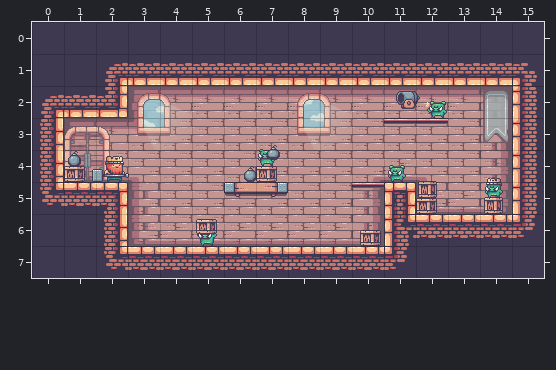
A Tiled map gets an edit: assets/mapObjects/map1.tmx. That is the earlier state.
Cells are 32x32 px. Shown: x 0..15, y 0..7.
The same view after the edit:
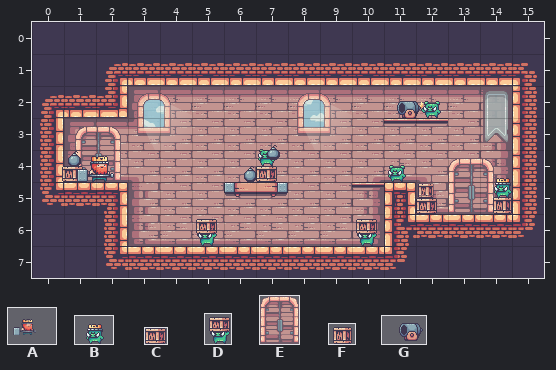
Key: from "entities": A 3 "king_idle_00", B 4 "king_pig_idle_00", C 7 "box_idle", D 8 "pig_box_idle_00", E 10 "door_idle", F 12 "pig_box_looking_out_00", G 13 "cannon_idle".
_ is an empty cell, . an unchanged one.
Objects are placed by their top-left corner, in cells (3,4 is the top-left corner of cell 3,4); size is 1x1 cell unless given.
The edit:
layer "BackgroundObjectLayer" opacity 83% -> 88%
layer "EntityLayer" opacity 92% -> 100%
--- layer "BackgroundObjectLayer"
@@ x 1..1 @@
-4 E
+4 _
--- layer "Portals"
+E "Gate" at 1.4,3.3 size 1.4x1.8
+E "Gate" at 13,4.2 size 1.4x1.8
--- layer "EntityLayer"
-G "Cannon" at 10.8,2 size 1.4x0.9
+G "Cannon" at 10.9,2.3 size 1.4x0.9
-A "King" at 1.6,3.6 size 2.4x1.8
+A "King" at 1.1,3.6 size 2.4x1.8
-B "King_pig" at 13.8,4.6 size 1.2x0.9
+B "King_pig" at 14.1,4.6 size 1.2x0.9
-F "Box" at 14,5.4 size 0.8x0.6
+F "Box" at 14.3,5.4 size 0.8x0.6
+D "Pig_box" at 10,6.1 size 0.8x0.9
-C "Pig_box" at 10.2,6.5 size 0.7x0.5
